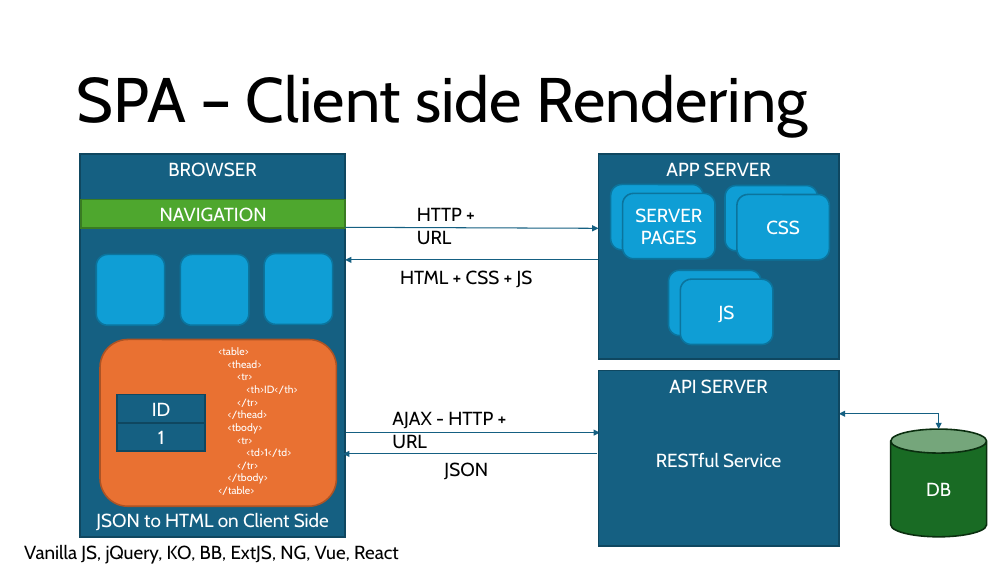
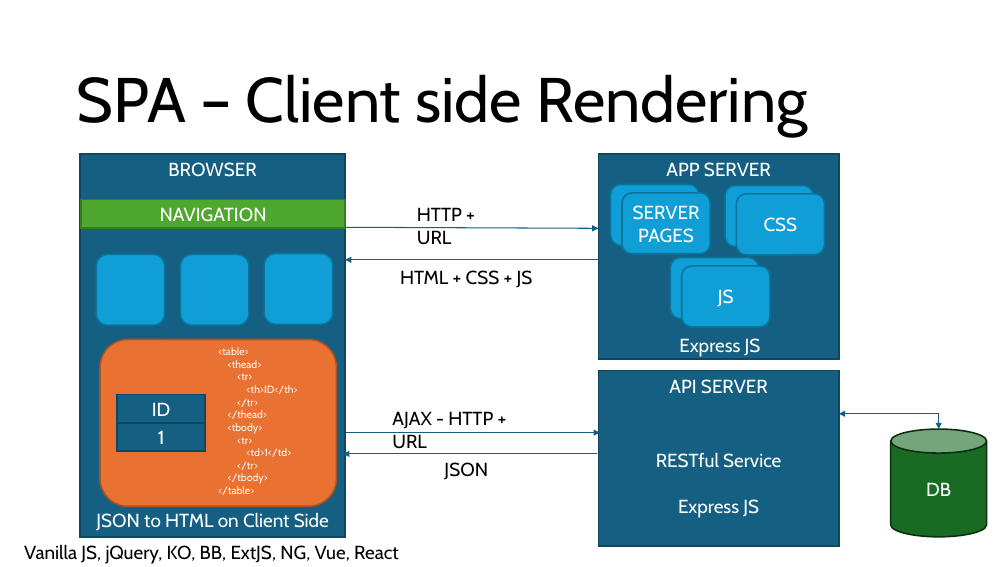
Before and after one commit to synechron-data/2025_Mar_NextJS, a slide deck: slide 7 of Notes/Presentation.pptx. Drawn at 1008x567 pixels with LibreOffice and Linux fonts; fonts in the diff are those of the drawing. Boxes give left, top, right and bottom in pixels: in the first picture for what was removed or moved away, otherwise in the second. Text is boxed around its words. In the diff, an @@ line names an element or a change of style, - is before the commit and + after.

```diff
--- a/Notes/Presentation.pptx
+++ b/Notes/Presentation.pptx
@@ rounded rectangle: place and size @@
-rounded rectangle at <box>611,185,703,250</box>
+rounded rectangle at <box>611,185,699,246</box>
@@ rounded rectangle "SERVER PAGES": place and size @@
-rounded rectangle "SERVER PAGES" at <box>622,194,715,259</box>
+rounded rectangle "SERVER PAGES" at <box>622,193,711,254</box>
@@ rounded rectangle "CSS": place and size @@
-rounded rectangle "CSS" at <box>737,194,830,259</box>
+rounded rectangle "CSS" at <box>737,194,825,255</box>
@@ rounded rectangle: place and size @@
-rounded rectangle at <box>668,270,761,335</box>
+rounded rectangle at <box>671,258,759,319</box>
@@ rounded rectangle "JS": place and size @@
-rounded rectangle "JS" at <box>681,279,773,344</box>
+rounded rectangle "JS" at <box>682,266,771,327</box>
@@ text added at <box>679,338,761,357</box>, 18 pt, text #FFFFFF @@
+Express JS
@@ text at <box>656,453,781,518</box>: text changed @@
-RESTful Service
+RESTful Service
+Express JS
```
Also in this commit, not shown: 4 slides added, 31 other files.
